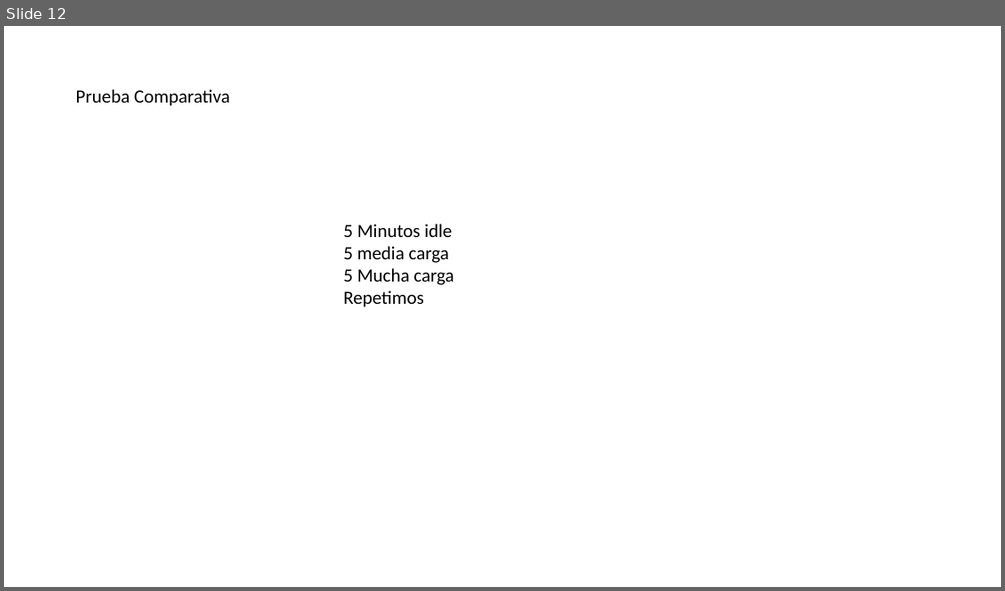
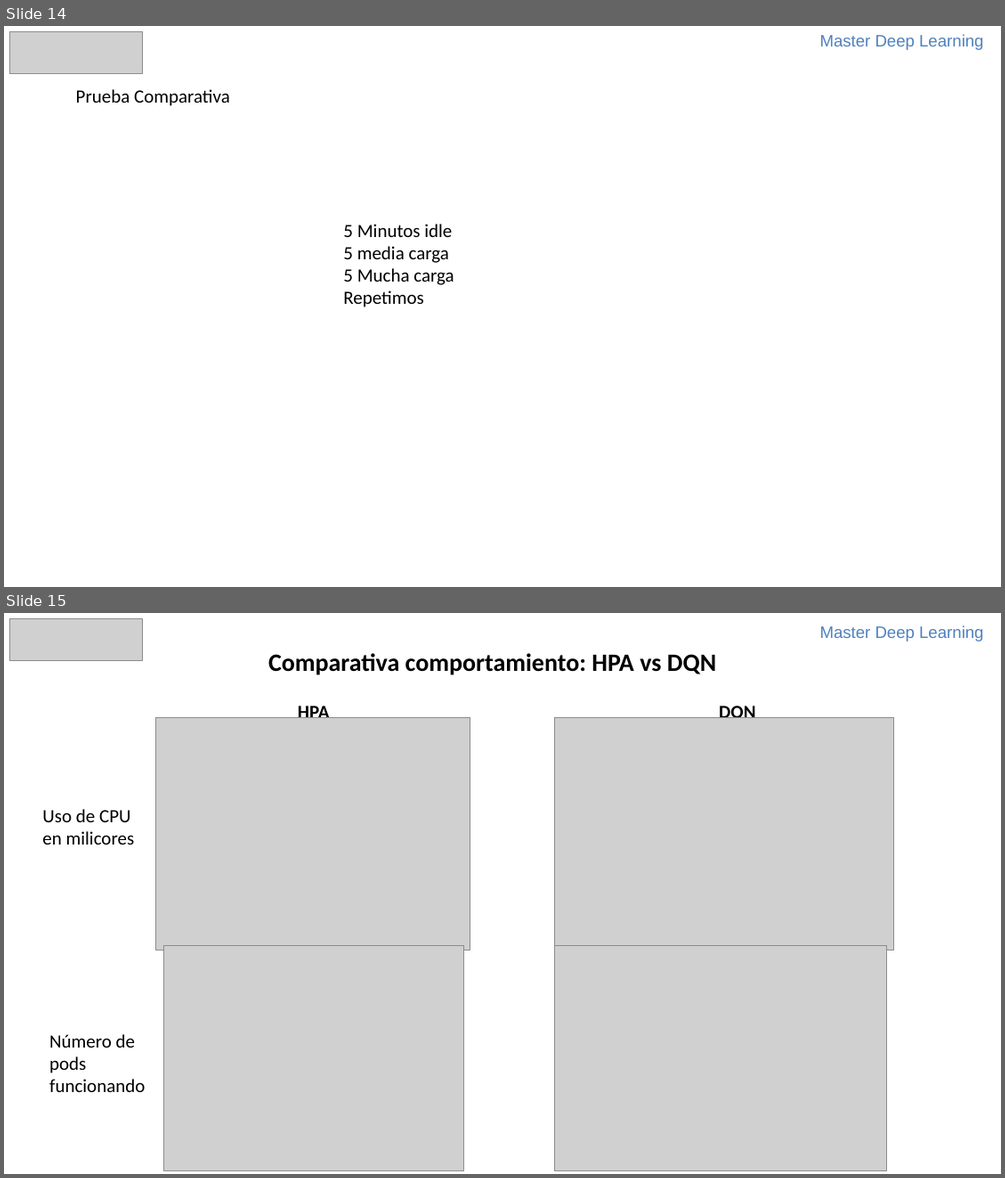
Before and after one commit to mlalandag/HPAwDRL, a slide deck: doc/HpaWithDrl.pptx. Shown one above the other, each under a label of ours: slide 12 before the commit, slides 14 and 15 after it. The pictures are 1005x591 and 1005x1178 pixels, drawn with LibreOffice and Linux fonts; fonts in the diff are those of the drawing; grey boxes stand for pictures. Boxes give left, top, right and bottom in pixels: in the first picture for what was removed or moved away, otherwise in the second. Text is boxed around its words. In the diff, an @@ line names an element or a change of style, - is before the commit and + after.

```diff
--- a/doc/HpaWithDrl.pptx
+++ b/doc/HpaWithDrl.pptx
@@ slide 15 added at <box>4,613,1001,1174</box>, background #FFFFFF @@
@@ picture added at <box>9,618,142,660</box> @@
@@ text added at <box>820,625,983,641</box>, 16 pt, text #4F81BD @@
+Master Deep Learning
@@ text added at <box>268,653,716,675</box>, 24 pt, text #000000, bold @@
+Comparativa comportamiento: HPA vs DQN
@@ picture added at <box>155,718,469,949</box> @@
@@ text added at <box>298,702,330,718</box>, 18 pt, text #000000, bold @@
+HPA
@@ picture added at <box>554,718,893,949</box> @@
@@ text added at <box>719,702,755,718</box>, 18 pt, text #000000, bold @@
+DQN
@@ text added at <box>42,809,135,844</box>, 18 pt, text #000000 @@
+Uso de CPU en milicores
@@ picture added at <box>163,945,464,1170</box> @@
@@ picture added at <box>554,945,886,1170</box> @@
@@ text added at <box>49,1034,145,1092</box>, 18 pt, text #000000 @@
+Número de pods funcionando
@@ what was slide 12 is now slide 14 @@
@@ slide 14 changed as well @@
@@ picture added at <box>9,31,142,73</box> @@
@@ text added at <box>820,34,983,50</box>, 16 pt, text #4F81BD @@
+Master Deep Learning
```
Also in this commit, not shown: 7 other slides changed, 7 other slides added, 6 slides removed, 1 other file.
